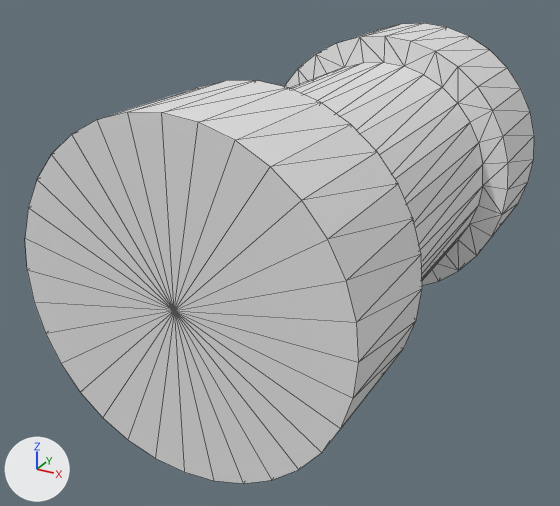
What one commit did to the OBJ model meshes/pendulum/pin.obj.
Before and after are seen from a camera (50 mm lens) standing at (0.635, -1.351, 0.546) and looking at (-0.064, -0.08, -0.09). Arrows for +X, +Y and +Z are at lower left; the lights stay in place. Mesh edges are drawn as thin lines. Where no turn or scale is listed for an object, it has been applied to the vertices.

Names of what the first picture shows: 'pin'.
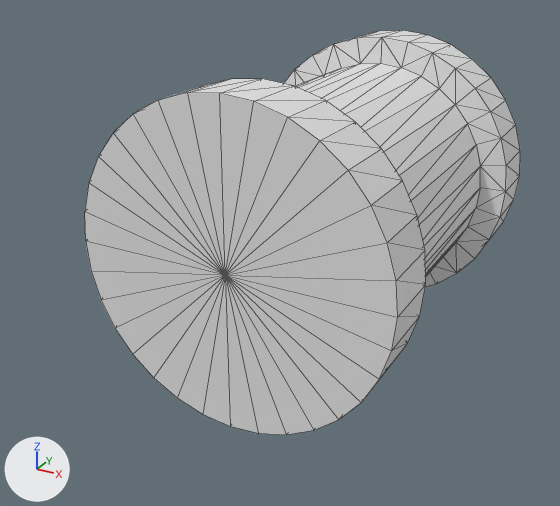
Commit message: Tightened pin in pendulums

Location of each change, [x1, y1, x2, y2] in pixels of the pictures (560 x 506 px; the box of a moved part takes in the faces that stretch with it):
'pin', reshaped (15% narrower, 12% shorter)
    before: [25, 23, 534, 484]
    after: [85, 30, 520, 435]
part 1 of me_pin, moved or reshaped
    before: [342, 23, 534, 249]
    after: [335, 30, 520, 249]
part 2 of me_pin, moved or reshaped
    before: [284, 36, 508, 285]
    after: [284, 37, 506, 287]
part 3 of me_pin, moved or reshaped
    before: [291, 62, 483, 280]
    after: [296, 63, 480, 276]
part 4 of me_pin, moved or reshaped
    before: [25, 180, 422, 484]
    after: [85, 156, 426, 435]
part 5 of me_pin, moved or reshaped
    before: [37, 80, 398, 311]
    after: [99, 78, 402, 275]

Diff of the bpy script that builds the scene:
```diff
--- a/meshes/pendulum/pin.obj.py
+++ b/meshes/pendulum/pin.obj.py
@@ me_pin @@
 me_pin.from_pydata(...)  # 194 vertices, 384 faces; spans x -0.3..0.3, y -0.525..0.525, z -0.3..0.3
 # used by ob_pin; location = (0.0, 0.0, 0.0)
+# me_pin part 1: all 24 vertices in x -0.3..0.3, y 0.525, z -0.167..0.3 are moved by (0.0, -0.142, 0.0)
+# me_pin part 2: all 64 vertices in x -0.3..0.3, y 0.275, z -0.3..0.3 are moved by (0.0, -0.018, 0.0)
+# me_pin part 3: all 64 vertices in x -0.3..0.3, y -0.275, z -0.3..0.3 are moved by (0.0, 0.018, 0.0)
+# me_pin part 4: all 24 vertices in x -0.3..0.3, y -0.525, z -0.3..0.167 are moved by (0.0, 0.142, 0.0)
+# me_pin part 5: all 9 vertices in x -0.212..0.212, y -0.525, z 0.212..0.3 are moved by (0.0, 0.143, 0.0)
```
